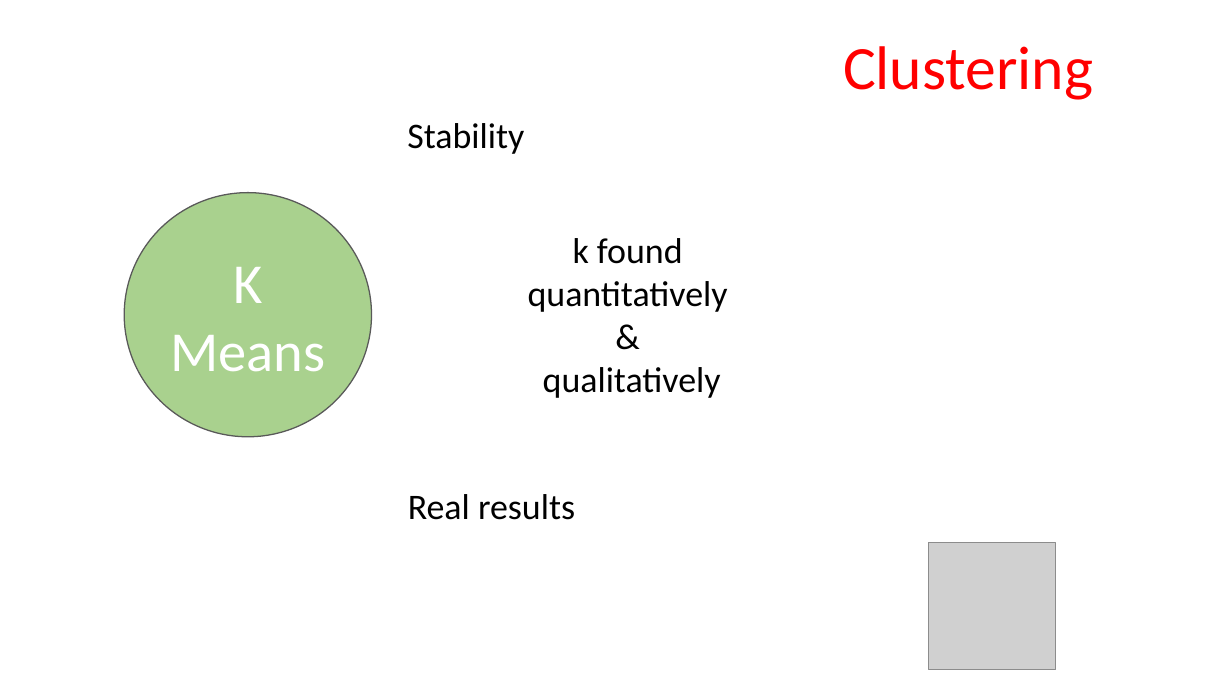
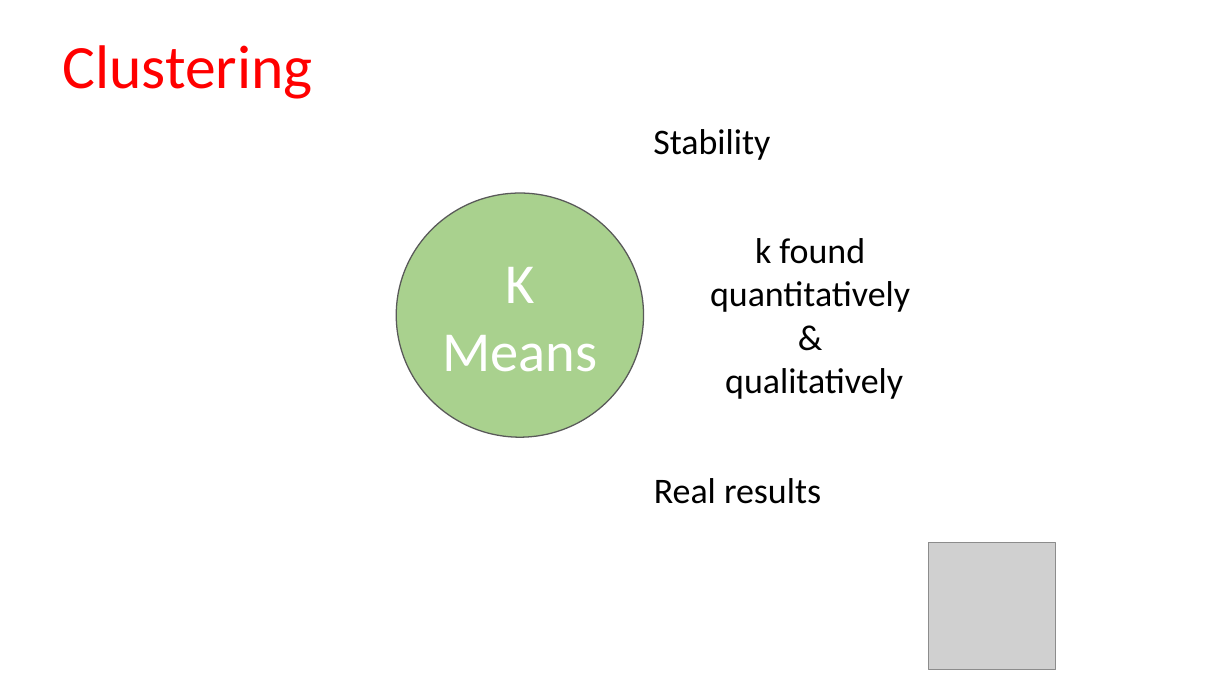
Before and after one commit to skiamu/StatApp_test, a slide deck: slide 3 of AAA-Final presentation/PresentazioneMowy.pptx (slide 2 before the commit). Drawn at 1232x693 pixels with LibreOffice and Linux fonts; fonts in the diff are those of the drawing; grey boxes stand for pictures. Boxes give left, top, right and bottom in pixels: in the first picture for what was removed or moved away, otherwise in the second. Text is boxed around its words. In the diff, an @@ line names an element or a change of style, - is before the commit and + after.

```diff
--- a/AAA-Final presentation/PresentazioneMowy.pptx
+++ b/AAA-Final presentation/PresentazioneMowy.pptx
@@ text "Clustering": place and size @@
-text "Clustering" at [843, 46, 1093, 100]
+text "Clustering" at [63, 45, 313, 99]
@@ text "Stability": place and size @@
-text "Stability" at [407, 123, 524, 154]
+text "Stability" at [653, 129, 770, 160]
@@ ellipse "K Means": place and size @@
-ellipse "K Means" at [124, 192, 372, 436]
+ellipse "K Means" at [396, 193, 644, 437]
@@ text "k found": place and size @@
-text "k found" at [528, 238, 728, 398]
+text "k found" at [710, 238, 910, 399]
@@ text "Real results": place and size @@
-text "Real results" at [408, 494, 575, 520]
+text "Real results" at [654, 478, 821, 504]
```
Also in this commit, not shown: 2 other slides changed, 2 slides added, 9 other files.
